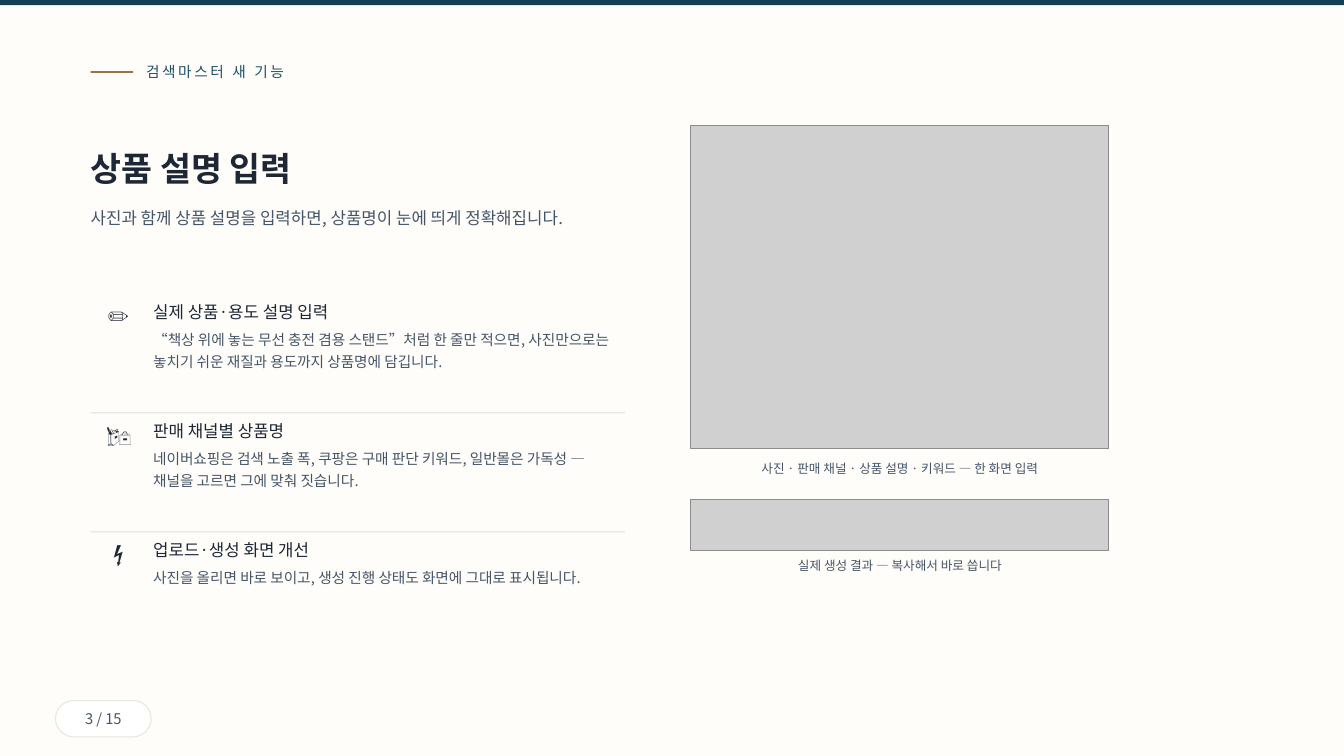
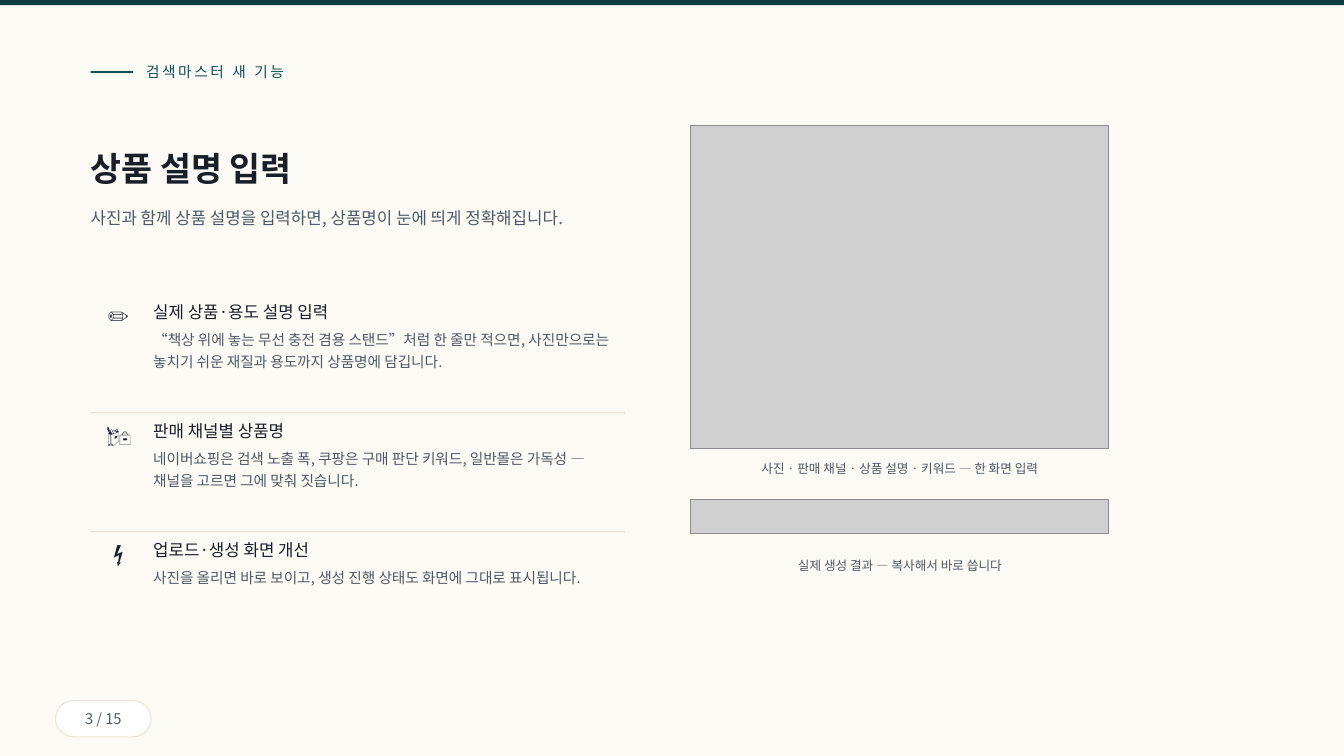
Before and after one commit to ramiteacher/searchmaster-x-freecanvas, a slide deck: slide 3 of slides.pptx. Drawn at 1344x756 pixels with LibreOffice and Linux fonts; fonts in the diff are those of the drawing; grey boxes stand for pictures. Boxes give left, top, right and bottom in pixels: in the first picture for what was removed or moved away, otherwise in the second. Text is boxed around its words. In the diff, an @@ line names an element or a change of style, - is before the commit and + after.

```diff
--- a/slides.pptx
+++ b/slides.pptx
@@ rectangle at <box>0,0,1344,756</box>: fill #FFFDF9 to #FCFAF4 @@
@@ rectangle at <box>0,0,1344,5</box>: fill #173F54 to #0B3B3F @@
@@ rectangle at <box>91,71,133,73</box>: fill #9A7440 to #0F4E53 @@
@@ text "검색마스터 새 기능" at <box>146,65,284,78</box>: text colour #1F5068 to #0F4E53 @@
@@ picture: place and size @@
-picture at <box>691,499,1109,549</box>
+picture at <box>691,499,1109,533</box>
```
Also in this commit, not shown: 14 other slides changed, 1 other file.
